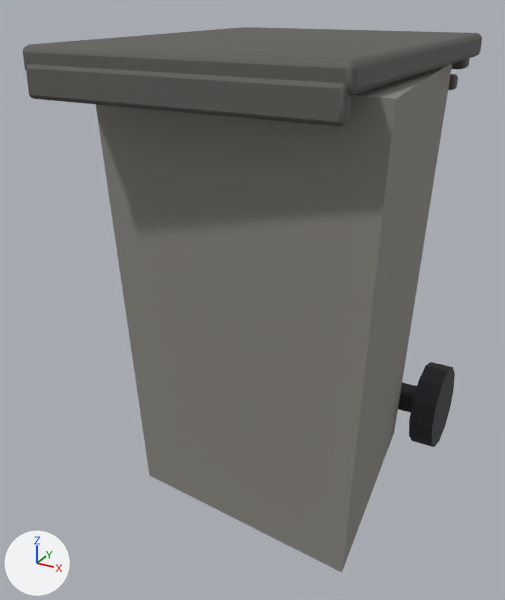
A saved change to the FBX model Draho/Assets/_Draho/Art/Furniture/wheelie_bin.fbx.
The view is the same before and after, from a camera (50 mm lens) standing at (0.666, -1.345, 1.127) and looking at (-0.052, -0.039, 0.474). Arrows for +X, +Y and +Z are at lower left; the lights stay in place. The older version comes first.

The older version as bpy lines, for what is in view:
```python
me_wheelie_bin_001 = bpy.data.meshes.new('wheelie_bin.001')
me_wheelie_bin_001.from_pydata(...)  # 336 vertices, 304 faces; spans x -0.35..0.35, y -0.415..0.448, z 0.0..1.045
me_wheelie_bin_001.materials.append(mat_drahopalette)  # picture img_drahopalette
ob_wheelie_bin = bpy.data.objects.new('wheelie_bin', me_wheelie_bin_001)
ob_wheelie_bin.location = (0.0, 0.0, 0.0)
```
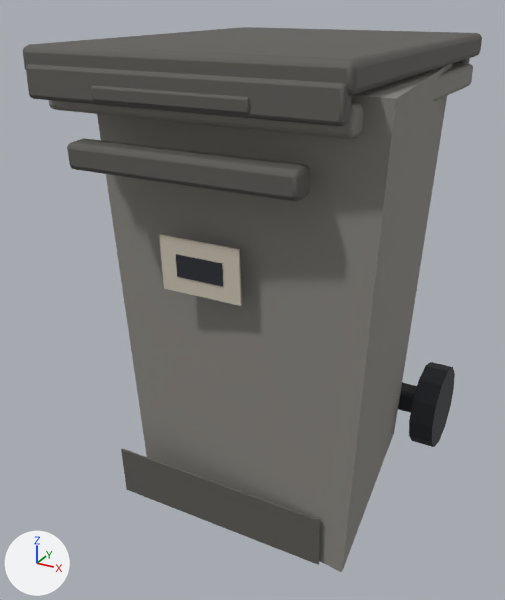
Location of each change, [x1, y1, x2, y2] in pixels of the pictures (505 x 600 px):
part 1 of me_wheelie_bin_001, added
    after: [67, 138, 310, 201]
part 2 of me_wheelie_bin_001, added
    after: [91, 85, 250, 114]
part 3 of me_wheelie_bin_001, added
    after: [49, 63, 473, 139]
part 4 of me_wheelie_bin_001, added
    after: [121, 234, 320, 565]

The change in detail:
me_wheelie_bin_001 is used by ob_wheelie_bin; location (0.0, 0.0, 0.0).
me_wheelie_bin_001 had 336 vertices, 304 faces and spanned x -0.35..0.35, y -0.415..0.448, z 0.0..1.045.
me_wheelie_bin_001 now has 528 vertices, 484 faces and spans x -0.35..0.35, y -0.42..0.448, z 0.0..1.045.
me_wheelie_bin_001 part 1: the loose piece of 56 vertices spanning x -0.28..0.28, y 0.365..0.415, z 0.965..1.015 is copied, and the copy is multiplied about its middle by the matrix ((0.818, 0.0, 0.0), (0.0, 0.999, -0.052), (0.0, 0.052, 0.999)), then moved by (0.0, -0.773, -0.13); it spans x -0.23..0.23, y -0.409..-0.357, z 0.834..0.886.
me_wheelie_bin_001 part 2: the loose piece of 56 vertices spanning x -0.3..0.3, y 0.28..0.34, z 0.08..0.14 is copied, and the copy is multiplied about its middle by the matrix ((0.502, 0.0, 0.0), (0.0, 0.52, -0.022), (0.0, 0.027, 0.42)), then moved by (0.0, -0.714, 0.865); it spans x -0.15..0.15, y -0.42..-0.389, z 0.962..0.988.
me_wheelie_bin_001 part 3: a new loose piece of 56 vertices spanning x -0.3..0.3, y -0.37..0.37, z 0.93..0.98, in mat_drahopalette (picture img_drahopalette).
Part 4, on me_wheelie_bin_001:
16 vertices are added at x -0.25..0.25, y -0.34..-0.304, z 0.04..0.715.
8 new vertices lie (0.0, 0.004, 0.0) away from vertices in x -0.25..0.25, y -0.34..-0.304, z 0.04..0.715.
18 new faces join them.
